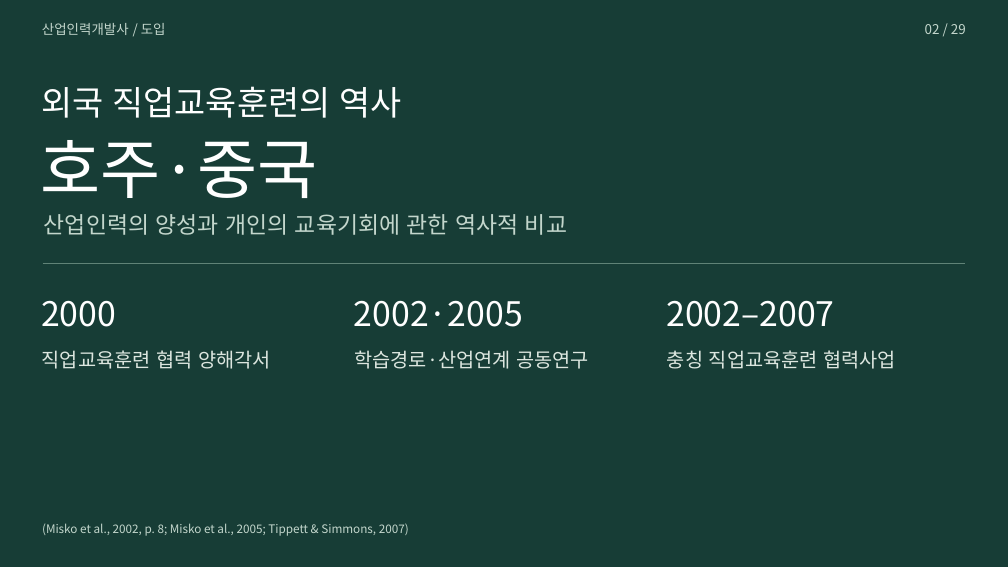
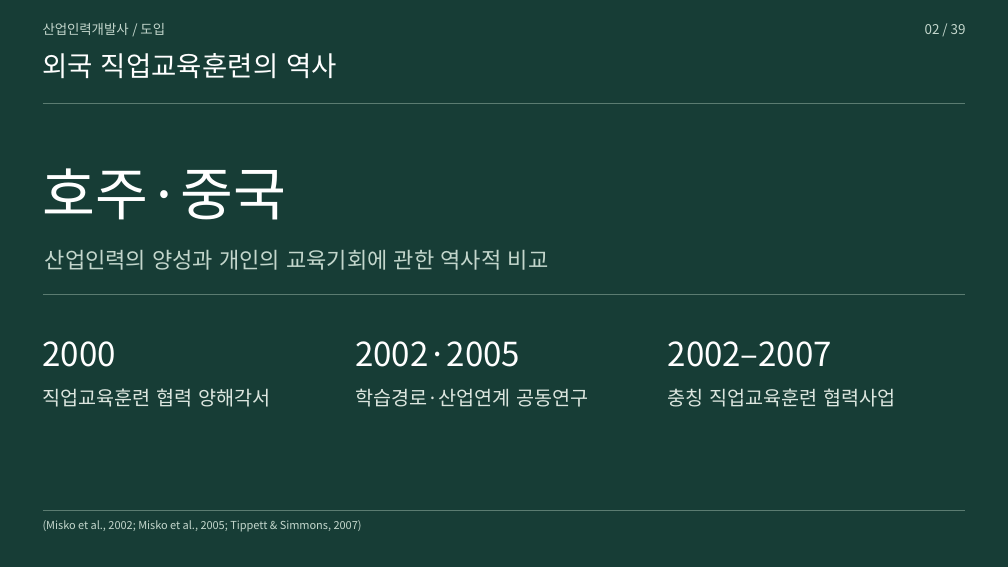
Before and after one commit to 01Chungee10/vet-history-rehearsal, a slide deck: slide 2 of au-cn-2026/presentation.pptx. Drawn at 1008x567 pixels with LibreOffice and Linux fonts; fonts in the diff are those of the drawing. Boxes give left, top, right and bottom in pixels: in the first picture for what was removed or moved away, otherwise in the second. Text is boxed around its words. In the diff, an @@ line names an element or a change of style, - is before the commit and + after.

```diff
--- a/au-cn-2026/presentation.pptx
+++ b/au-cn-2026/presentation.pptx
@@ text at box(925, 24, 966, 34): text changed @@
-02 / 29
+02 / 39
@@ text "외국 직업교육훈련의 역사": place and size @@
-text "외국 직업교육훈련의 역사" at box(41, 86, 402, 118)
+text "외국 직업교육훈련의 역사" at box(43, 53, 337, 78)
@@ text "외국 직업교육훈련의 역사" at box(43, 53, 337, 78): size 32.2 to 26.2 pt; vertical alignment top to middle @@
@@ line added from (42, 104) to (966, 104), #5B7C71 1 pt @@
@@ text "호주·중국": place and size @@
-text "호주·중국" at box(41, 140, 318, 198)
+text "호주·중국" at box(43, 168, 287, 220)
@@ text "호주·중국" at box(43, 168, 287, 220): size 62.2 to 54.8 pt; vertical alignment top to middle @@
@@ freeform shape removed at box(42, 264, 966, 265) @@
@@ text "산업인력의 양성과 개인의 교육기회에 관한 ...": place and size @@
-text "산업인력의 양성과 개인의 교육기회에 관한 ..." at box(44, 214, 567, 235)
+text "산업인력의 양성과 개인의 교육기회에 관한 ..." at box(45, 250, 549, 270)
@@ text "산업인력의 양성과 개인의 교육기회에 관한 ..." at box(45, 250, 549, 270): size 21.8 to 21 pt; vertical alignment top to middle @@
@@ line added from (42, 295) to (966, 295), #5B7C71 1 pt @@
@@ size 32.2 to 31.5 pt; vertical alignment top to middle in 3 elements at box(668, 341, 832, 367), box(355, 341, 520, 367), box(43, 341, 116, 367) @@
@@ text "2000": place and size @@
-text "2000" at box(41, 300, 116, 327)
+text "2000" at box(43, 341, 116, 367)
@@ text "2002·2005": place and size @@
-text "2002·2005" at box(354, 300, 523, 327)
+text "2002·2005" at box(355, 341, 520, 367)
@@ text "2002–2007": place and size @@
-text "2002–2007" at box(666, 300, 834, 327)
+text "2002–2007" at box(668, 341, 832, 367)
@@ text "직업교육훈련 협력 양해각서": place and size @@
-text "직업교육훈련 협력 양해각서" at box(42, 350, 271, 369)
+text "직업교육훈련 협력 양해각서" at box(43, 388, 270, 407)
@@ text "학습경로·산업연계 공동연구": place and size @@
-text "학습경로·산업연계 공동연구" at box(354, 350, 589, 369)
+text "학습경로·산업연계 공동연구" at box(355, 388, 588, 407)
@@ text "충칭 직업교육훈련 협력사업": place and size @@
-text "충칭 직업교육훈련 협력사업" at box(667, 350, 896, 369)
+text "충칭 직업교육훈련 협력사업" at box(668, 388, 895, 407)
@@ vertical alignment top to middle in 6 elements at box(43, 23, 165, 35), box(355, 388, 588, 407), box(668, 388, 895, 407), box(43, 388, 270, 407), box(925, 24, 966, 34), box(43, 520, 362, 532) @@
@@ line added from (42, 510) to (966, 510), #5B7C71 1 pt @@
@@ text at box(43, 520, 362, 532): text changed; size 11.2 to 10.5 pt @@
-(Misko et al., 2002, p. 8; Misko et al., 2005; Tippett & Simmons, 2007)
+(Misko et al., 2002; Misko et al., 2005; Tippett & Simmons, 2007)
```
Also in this commit, not shown: 27 other slides changed, 11 slides added, 1 slide removed, 43 other files.
